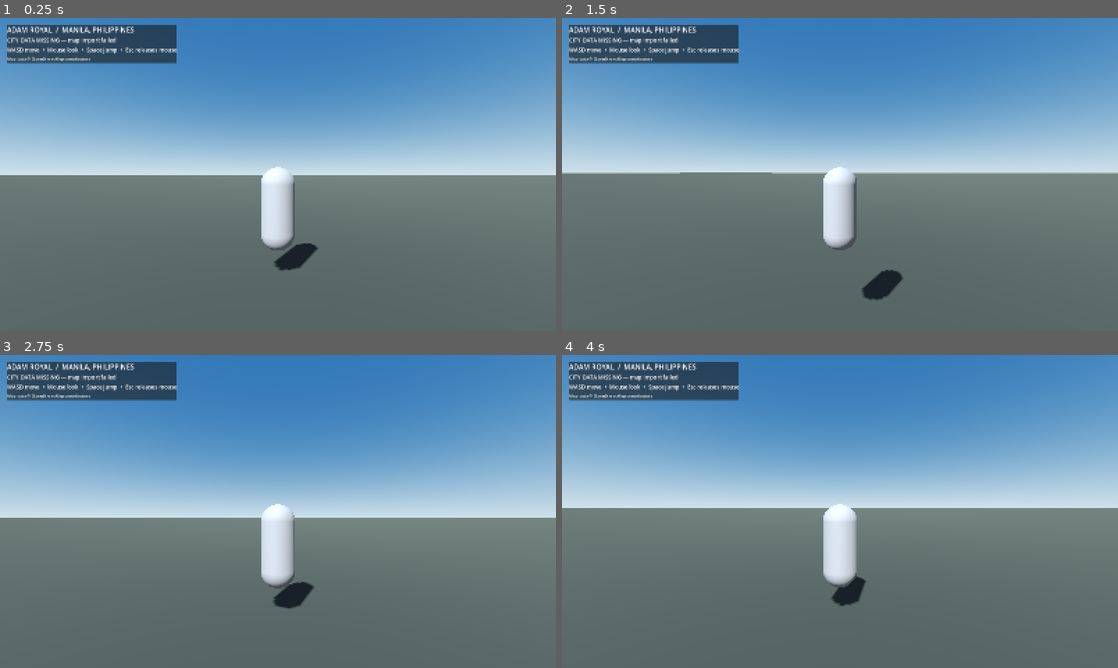
Above: before the commit, frames 1-4 (two rows, left to right).
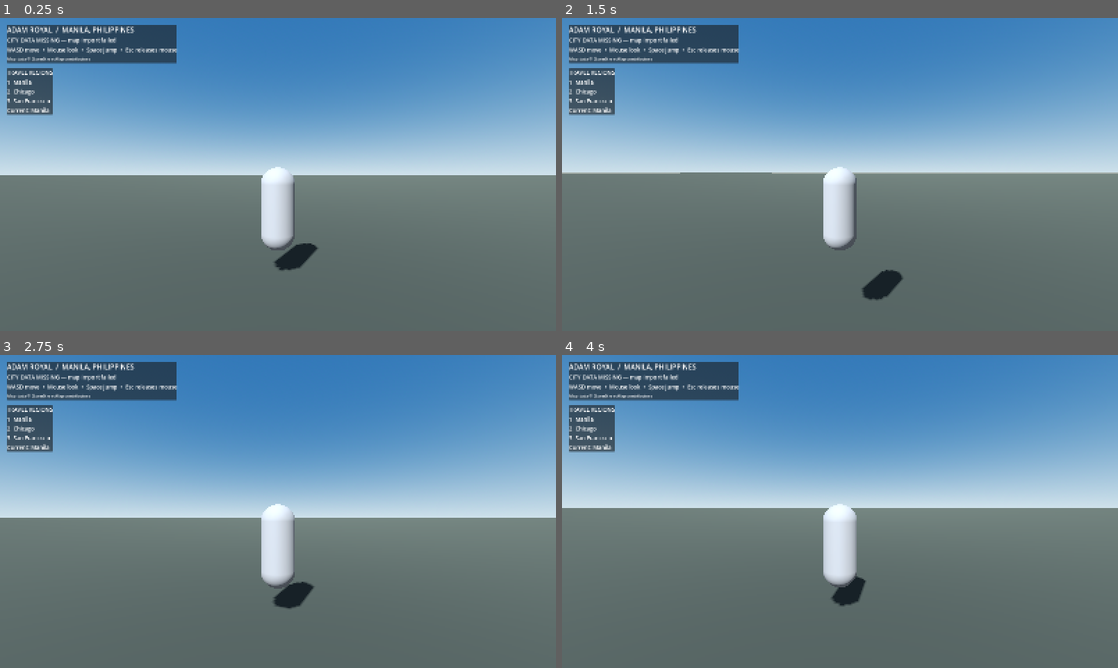
Above: after the commit, the same moments.

Repository: saeedhub101/Adam-City
Game: Godot game, scene res://scenes/main.tscn
Two runs of this game, one before a commit and one after it. Both use one fixed random seed, a clock stepped at 60 frames per second and the inputs below.
Inputs (mouse positions are in pixels of both pictures, inside the frame that each line leads up to):
- Up to frame 1 (0.25 s): no input
- Up to frame 2 (1.5 s): tap Enter at 0.5 s; move the mouse to (867, 174) at 0.52 s; hold W (move_forward) from 0.53 s (still down); tap 1 at 0.6 s; tap Space (jump) at 0.77 s; move the mouse to (812, 174) at 1.27 s; tap 2 at 1.35 s
- Up to frame 3 (2.75 s): keep holding W (move_forward); tap Space (jump) at 1.52 s; move the mouse to (289, 505) at 2.02 s; tap 3 at 2.1 s
- Up to frame 4 (4 s): keep holding W (move_forward); tap Space (jump) at 2.75, 3.02, 3.77 s; move the mouse to (834, 517) at 2.77 s; tap 1 at 2.85 s; move the mouse to (878, 514) at 3.52 s; tap 2 at 3.6 s

The runs differ from the first frame. In frame 1, 1.2% of the frame differs, in the area x 1-10%, y 16-32%; in frame 2, 1.2%; in frame 3, 1.2%; in frame 4, 1.2%.

Commit message:
Wire region travel manager into main scene

Diff:
--- a/GodotAdamRoyal/scenes/main.tscn
+++ b/GodotAdamRoyal/scenes/main.tscn
@@ -1,6 +1,10 @@
-[gd_scene load_steps=2 format=3]
+[gd_scene load_steps=3 format=3]
 
 [ext_resource type="Script" path="res://scripts/main.gd" id="1_main"]
+[ext_resource type="Script" path="res://scripts/region_travel.gd" id="2_travel"]
 
 [node name="AdamRoyal" type="Node3D"]
 script = ExtResource("1_main")
+
+[node name="RegionTravel" type="Node" parent="."]
+script = ExtResource("2_travel")
